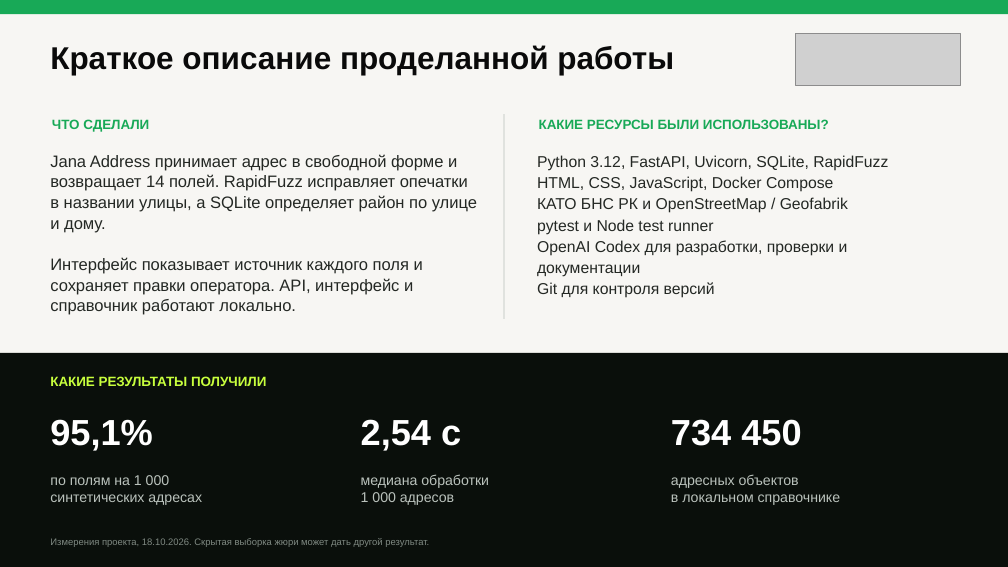
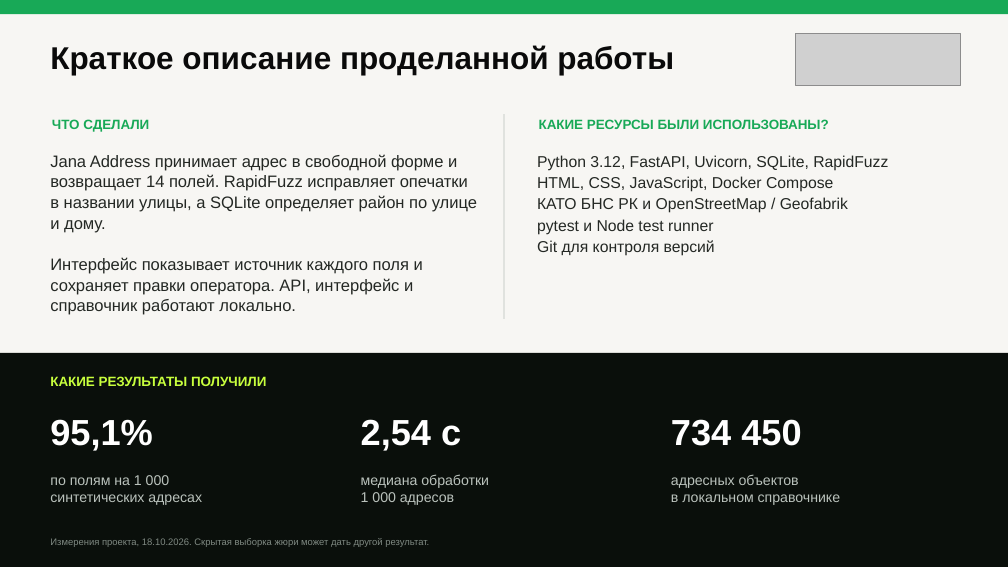
Before and after one commit to timyname/HACK-JANAadress, a slide deck: slide 2 of presentation/Jana_Address_Pitch_Terricon_2026_team73.pptx. Drawn at 1008x567 pixels with LibreOffice and Linux fonts; fonts in the diff are those of the drawing; grey boxes stand for pictures. Boxes give left, top, right and bottom in pixels: in the first picture for what was removed or moved away, otherwise in the second. Text is boxed around its words. In the diff, an @@ line names an element or a change of style, - is before the commit and + after.

Commit message:
docs: remove Codex mention from presentation

```diff
--- a/presentation/Jana_Address_Pitch_Terricon_2026_team73.pptx
+++ b/presentation/Jana_Address_Pitch_Terricon_2026_team73.pptx
@@ text at [537, 240, 848, 277]: paragraph removed @@
-OpenAI Codex для разработки, проверки и документации
```
Also in this commit, not shown: 1 other file.
